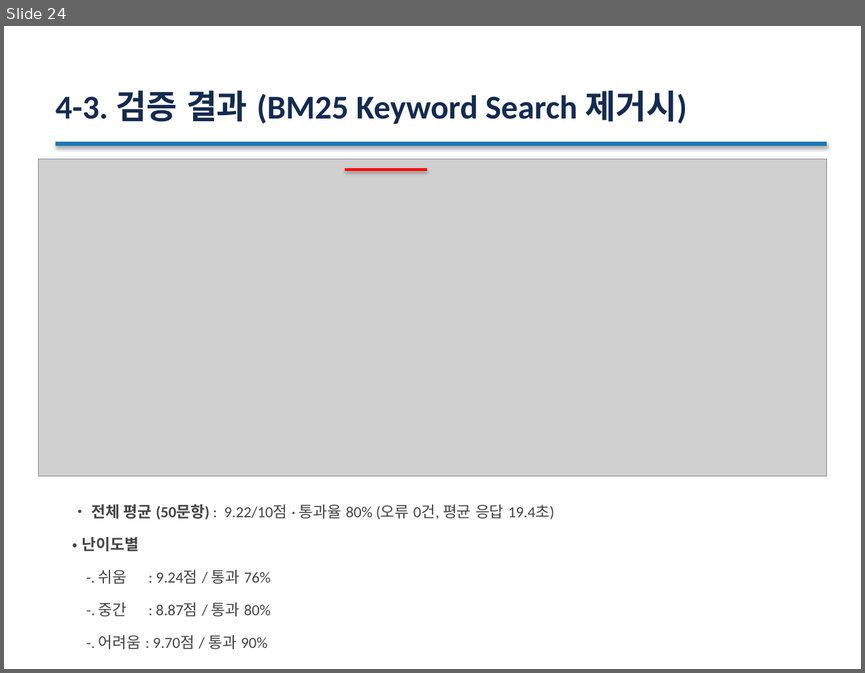
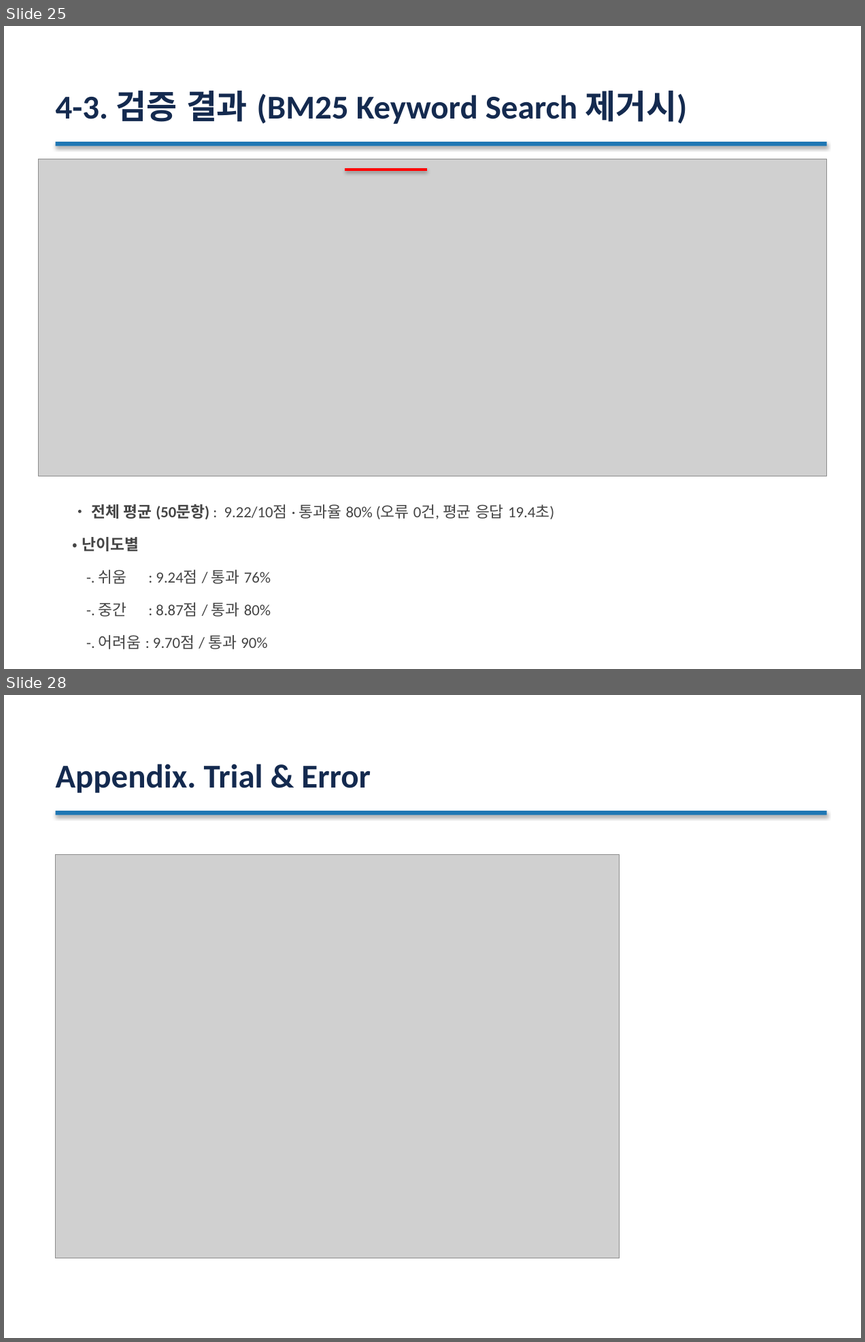
Before and after one commit to JVS-HADEV/test_repo, a slide deck: doitmyself/docs/traffic_law_z_overview.pptx. Shown one above the other, each under a label of ours: slide 24 before the commit, slides 25 and 28 after it; the slides between them are not shown. The pictures are 865x673 and 865x1342 pixels, drawn with LibreOffice and Linux fonts; fonts in the diff are those of the drawing; grey boxes stand for pictures. Boxes give left, top, right and bottom in pixels: in the first picture for what was removed or moved away, otherwise in the second. Text is boxed around its words. In the diff, an @@ line names an element or a change of style, - is before the commit and + after.

```diff
--- a/doitmyself/docs/traffic_law_z_overview.pptx
+++ b/doitmyself/docs/traffic_law_z_overview.pptx
@@ slide 28 added at (4,695,861,1338), background #FFFFFF @@
@@ title added at (56,764,371,793), 28 pt, text #142A4F, bold @@
+Appendix. Trial & Error
@@ rectangle added at (56,811,827,815), fill #1F77B4 @@
@@ picture added at (56,854,619,1258) @@
@@ what was slide 24 is now slide 25 @@
```
Also in this commit, not shown: 7 slides changed, 4 other slides added, 5 other files.
